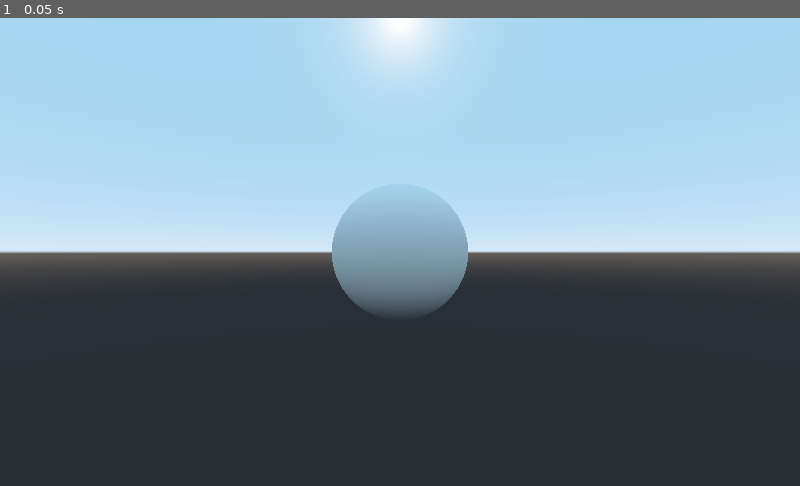
Above: before the commit, frame 1.
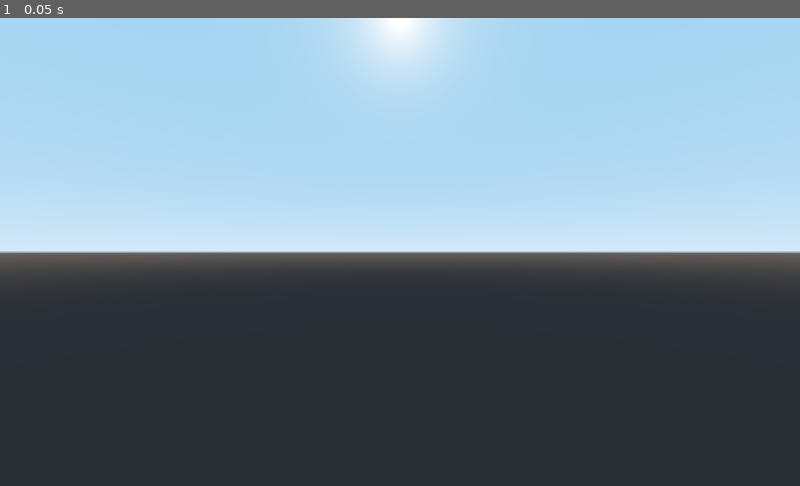
Above: after the commit, the same moment.

Repository: bluenote10/GodotExperiments
Game: Godot game, scene res://Main.tscn
Two runs of this game, one before a commit and one after it. Both use one fixed random seed, a clock stepped at 60 frames per second and the inputs below.
Inputs:
- Up to frame 1 (0.05 s): no input

The runs differ from the first frame. In frame 1, 3.5% of the frame differs, in the area x 41-59%, y 38-64%.
Error before the commit: Invalid get index 'data' (on base: 'Nil'). (res://src/Control.gd:19)
Error after the commit: Invalid get index 'data' (on base: 'Nil'). (res://src/Control.gd:21)

Commit message:
some mesh rendering

Diff:
--- a/Goplot/Main.tscn
+++ b/Goplot/Main.tscn
@@ -1,13 +1,18 @@
-[gd_scene load_steps=3 format=2]
+[gd_scene load_steps=4 format=2]
 
 [ext_resource path="res://src/Control.gd" type="Script" id=1]
 [ext_resource path="res://src/MeshInstance.gd" type="Script" id=2]
+[ext_resource path="res://src/Camera.gd" type="Script" id=3]
 
-[node name="Control" type="Spatial"]
+[node name="Spatial" type="Spatial"]
 script = ExtResource( 1 )
 
 [node name="Camera" type="Camera" parent="."]
 transform = Transform( 1, 0, 0, 0, 1, 0, 0, 0, 1, 0, 0, 5 )
+script = ExtResource( 3 )
 
 [node name="MeshInstance" type="MeshInstance" parent="."]
 script = ExtResource( 2 )
+
+[node name="DirectionalLight" type="DirectionalLight" parent="."]
+transform = Transform( 1, 0, 0, 0, 0.866025, 0.5, 0, -0.5, 0.866025, 0, 3, 0 )
--- a/Goplot/project.godot
+++ b/Goplot/project.godot
@@ -8,9 +8,14 @@
 
 config_version=4
 
-_global_script_classes=[  ]
+_global_script_classes=[ {
+"base": "Camera",
+"class": "FreelookCamera",
+"language": "GDScript",
+"path": "res://src/Camera.gd"
+} ]
 _global_script_class_icons={
-
+"FreelookCamera": ""
 }
 
 [application]
--- /dev/null
+++ b/Goplot/src/Camera.gd
@@ -0,0 +1,98 @@
+class_name FreelookCamera extends Camera
+
+export(float, 0.0, 1.0) var sensitivity = 0.25
+
+# Mouse state
+var _mouse_position = Vector2(0.0, 0.0)
+var _total_pitch = 0.0
+
+# Movement state
+var _direction = Vector3(0.0, 0.0, 0.0)
+var _velocity = Vector3(0.0, 0.0, 0.0)
+var _acceleration = 30
+var _deceleration = -10
+var _vel_multiplier = 4
+
+# Keyboard state
+var _w = false
+var _s = false
+var _a = false
+var _d = false
+var _q = false
+var _e = false
+
+func _input(event):
+    # Receives mouse motion
+    if event is InputEventMouseMotion:
+        _mouse_position = event.relative
+
+    # Receives mouse button input
+    if event is InputEventMouseButton:
+        match event.button_index:
+            BUTTON_RIGHT: # Only allows rotation if right click down
+                Input.set_mouse_mode(Input.MOUSE_MODE_CAPTURED if event.pressed else Input.MOUSE_MODE_VISIBLE)
+            BUTTON_WHEEL_UP: # Increases max velocity
+                _vel_multiplier = clamp(_vel_multiplier * 1.1, 0.2, 20)
+            BUTTON_WHEEL_DOWN: # Decereases max velocity
+                _vel_multiplier = clamp(_vel_multiplier / 1.1, 0.2, 20)
+
+    # Receives key input
+    if event is InputEventKey:
+        match event.scancode:
+            KEY_W:
+                _w = event.pressed
+            KEY_S:
+                _s = event.pressed
+            KEY_A:
+                _a = event.pressed
+            KEY_D:
+                _d = event.pressed
+            KEY_Q:
+                _q = event.pressed
+            KEY_E:
+                _e = event.pressed
+
+# Updates mouselook and movement every frame
+func _process(delta):
+    _update_mouselook()
+    _update_movement(delta)
+
+# Updates camera movement
+func _update_movement(delta):
+    # Computes desired direction from key states
+    _direction = Vector3(_d as float - _a as float,
+                         _e as float - _q as float,
+                         _s as float - _w as float)
+
+    # Computes the change in velocity due to desired direction and "drag"
+    # The "drag" is a constant acceleration on the camera to bring it's velocity to 0
+    var offset = _direction.normalized() * _acceleration * _vel_multiplier * delta \
+        + _velocity.normalized() * _deceleration * _vel_multiplier * delta
+
+    # Checks if we should bother translating the camera
+    if _direction == Vector3.ZERO and offset.length_squared() > _velocity.length_squared():
+        # Sets the velocity to 0 to prevent jittering due to imperfect deceleration
+        _velocity = Vector3.ZERO
+    else:
+        # Clamps speed to stay within maximum value (_vel_multiplier)
+        _velocity.x = clamp(_velocity.x + offset.x, -_vel_multiplier, _vel_multiplier)
+        _velocity.y = clamp(_velocity.y + offset.y, -_vel_multiplier, _vel_multiplier)
+        _velocity.z = clamp(_velocity.z + offset.z, -_vel_multiplier, _vel_multiplier)
+
+        translate(_velocity * delta)
+
+# Updates mouse look
+func _update_mouselook():
+    # Only rotates mouse if the mouse is captured
+    if Input.get_mouse_mode() == Input.MOUSE_MODE_CAPTURED:
+        _mouse_position *= sensitivity
+        var yaw = _mouse_position.x
+        var pitch = _mouse_position.y
+        _mouse_position = Vector2(0, 0)
+
+        # Prevents looking up/down too far
+        pitch = clamp(pitch, -90 - _total_pitch, 90 - _total_pitch)
+        _total_pitch += pitch
+
+        rotate_y(deg2rad(-yaw))
+        rotate_object_local(Vector3(1,0,0), deg2rad(-pitch))
--- a/Goplot/src/Control.gd
+++ b/Goplot/src/Control.gd
@@ -1,5 +1,7 @@
 extends Spatial
 
+
+onready var mesh_instance = $MeshInstance # as MeshInstance
 
 func _ready():
     var http_request = HTTPRequest.new()
@@ -18,3 +20,5 @@
     var response = parse_json(body.get_string_from_utf8())
     var data = response["data"]
     print(len(data))
+
+    mesh_instance.create_mesh(data)
--- a/Goplot/src/MeshInstance.gd
+++ b/Goplot/src/MeshInstance.gd
@@ -1,71 +1,43 @@
 extends MeshInstance
 
-var rings = 50
-var radial_segments = 50
-var height = 1
-var radius = 1
 
-func _ready():
+func create_mesh(data):
     var arr = []
     arr.resize(Mesh.ARRAY_MAX)
 
     # PoolVectorXXArrays for mesh construction.
     var verts = PoolVector3Array()
-    var uvs = PoolVector2Array()
     var normals = PoolVector3Array()
     var indices = PoolIntArray()
 
-    # Vertex indices.
-    var thisrow = 0
-    var prevrow = 0
-    var point = 0
+    var num_rows = len(data)
+    var num_cols = len(data[0])
 
-    # Loop over rings.
-    for i in range(rings + 1):
-        var v = float(i) / rings
-        var w = sin(PI * v)
-        var y = cos(PI * v)
+    var index = 0
 
-        # Loop over segments in ring.
-        for j in range(radial_segments):
-            var u = float(j) / radial_segments
-            var x = sin(u * PI * 2.0)
-            var z = cos(u * PI * 2.0)
-            var vert = Vector3(x * radius * w, y, z * radius * w)
-            verts.append(vert)
-            normals.append(vert.normalized())
-            uvs.append(Vector2(u, v))
-            point += 1
+    for i in num_rows:
+        for j in num_cols:
+            verts.append(Vector3(i, data[i][j], j))
+            normals.append(Vector3(0, 1, 0))
 
-            # Create triangles in ring using indices.
             if i > 0 and j > 0:
-                indices.append(prevrow + j - 1)
-                indices.append(prevrow + j)
-                indices.append(thisrow + j - 1)
+                indices.append(index - num_cols - 1)
+                indices.append(index - 1)
+                indices.append(index)
 
-                indices.append(prevrow + j)
-                indices.append(thisrow + j)
-                indices.append(thisrow + j - 1)
+                indices.append(index - num_cols - 1)
+                indices.append(index)
+                indices.append(index - num_cols)
 
-        if i > 0:
-            indices.append(prevrow + radial_segments - 1)
-            indices.append(prevrow)
-            indices.append(thisrow + radial_segments - 1)
+            index += 1
 
-            indices.append(prevrow)
-            indices.append(prevrow + radial_segments)
-            indices.append(thisrow + radial_segments - 1)
-
-        prevrow = thisrow
-        thisrow = point
 
     # Assign arrays to mesh array.
     arr[Mesh.ARRAY_VERTEX] = verts
-    arr[Mesh.ARRAY_TEX_UV] = uvs
     arr[Mesh.ARRAY_NORMAL] = normals
     arr[Mesh.ARRAY_INDEX] = indices
 
     # Create mesh surface from mesh array.
     #var mesh = Mesh.new()
     mesh = ArrayMesh.new()
-    mesh.add_surface_from_arrays(Mesh.PRIMITIVE_TRIANGLES, arr) # No blendshapes or compression used.
+    mesh.add_surface_from_arrays(Mesh.PRIMITIVE_TRIANGLES, arr)
